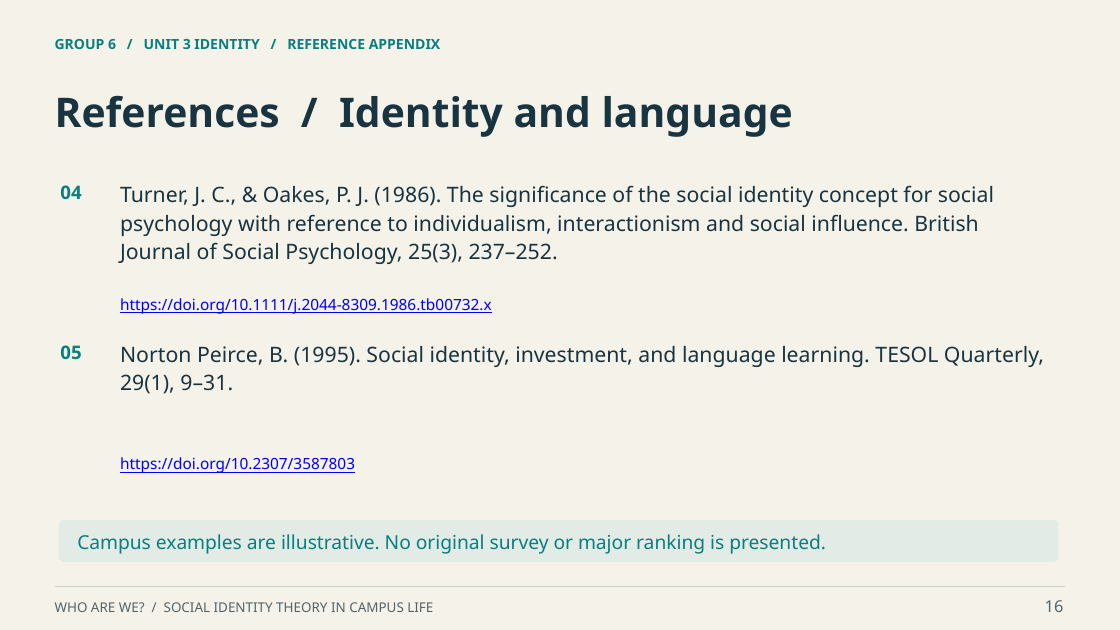
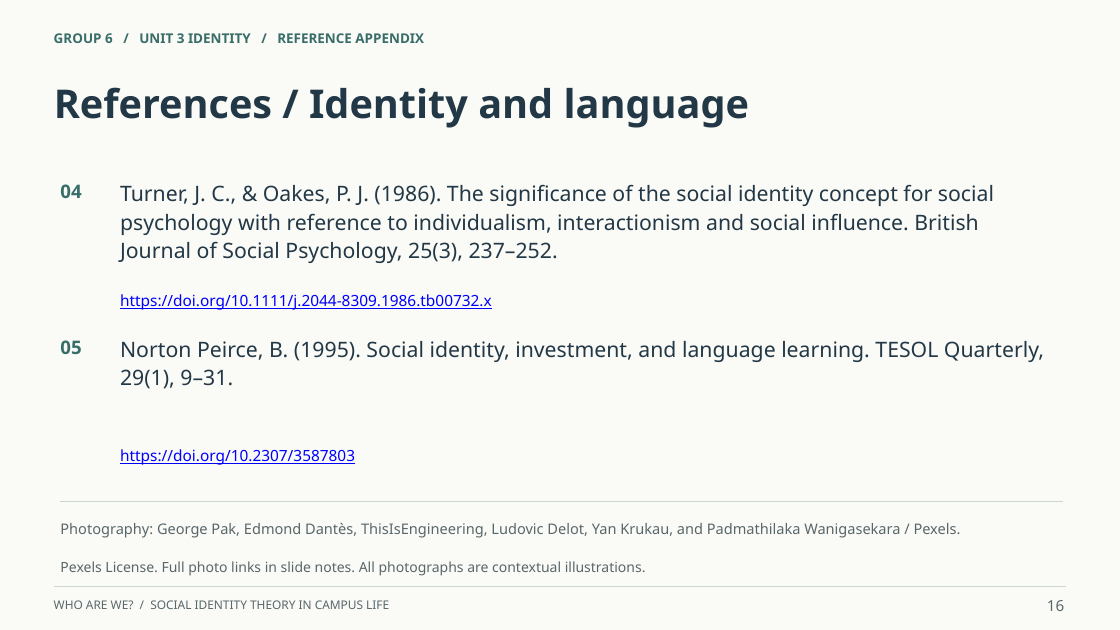
Before and after one commit to ngo769874-max/helloworld, a slide deck: slide 16 of work/deliverables/第6组_学术英语展示_Who_Are_We.pptx. Drawn at 1120x630 pixels with LibreOffice and Linux fonts; fonts in the diff are those of the drawing. Boxes give left, top, right and bottom in pixels: in the first picture for what was removed or moved away, otherwise in the second. Text is boxed around its words. In the diff, an @@ line names an element or a change of style, - is before the commit and + after.

Commit message:
Add real campus photography and unify presentation with light backgrounds

```diff
--- a/work/deliverables/第6组_学术英语展示_Who_Are_We.pptx
+++ b/work/deliverables/第6组_学术英语展示_Who_Are_We.pptx
@@ background #F5F2E9 to #FAFAF6 @@
@@ text "GROUP 6 / UNIT 3 ..." at (x1=54, y1=33, x2=424, y2=43): size 12 to 11.5 pt, text colour #087F80 to #386D68 @@
@@ text "References / Identity and language" moved from (x1=55, y1=95, x2=793, y2=137) to (x1=54, y1=87, x2=750, y2=128) @@
@@ text "References / Identity and language" at (x1=54, y1=87, x2=750, y2=128): size 35 to 34 pt, text colour #183440 to #233846 @@
@@ text "04" at (x1=60, y1=184, x2=81, y2=198): text colour #087F80 to #386D68 @@
@@ text "https://doi.org/10.1111/j.2044-8309.1986.tb00732.x" moved from (x1=120, y1=298, x2=492, y2=314) to (x1=120, y1=294, x2=492, y2=310) @@
@@ text "05" at (x1=60, y1=340, x2=81, y2=354): text colour #087F80 to #386D68 @@
@@ text "Norton Peirce, B. (1995). Social ..." at (x1=120, y1=341, x2=1044, y2=389): text colour #183440 to #233846 @@
@@ text "https://doi.org/10.2307/3587803" moved from (x1=120, y1=457, x2=355, y2=473) to (x1=120, y1=449, x2=355, y2=465) @@
@@ line added from (60, 502) to (1063, 502), #CAD7D0 1 pt @@
@@ rounded rectangle removed at (x1=59, y1=520, x2=1059, y2=562) @@
@@ text at (x1=60, y1=523, x2=961, y2=538): text changed; size 16.5 to 12.5 pt; text colour #087F80 to #59676B @@
-Campus examples are illustrative. No original survey or major ranking is presented.
+Photography: George Pak, Edmond Dantès, ThisIsEngineering, Ludovic Delot, Yan Krukau, and Padmathilaka Wanigasekara / Pexels.
@@ text added at (x1=60, y1=561, x2=646, y2=576), 12 pt, text #59676B @@
+Pexels License. Full photo links in slide notes. All photographs are contextual illustrations.
@@ text "WHO ARE WE? / SOCIAL ..." at (x1=54, y1=600, x2=389, y2=609): size 11.5 to 10.2 pt, text colour #52646A to #59676B @@
@@ text "16" at (x1=1047, y1=600, x2=1064, y2=611): size 14 to 13 pt, text colour #52646A to #59676B @@
```
Also in this commit, not shown: 15 other slides changed, 2 other files.
